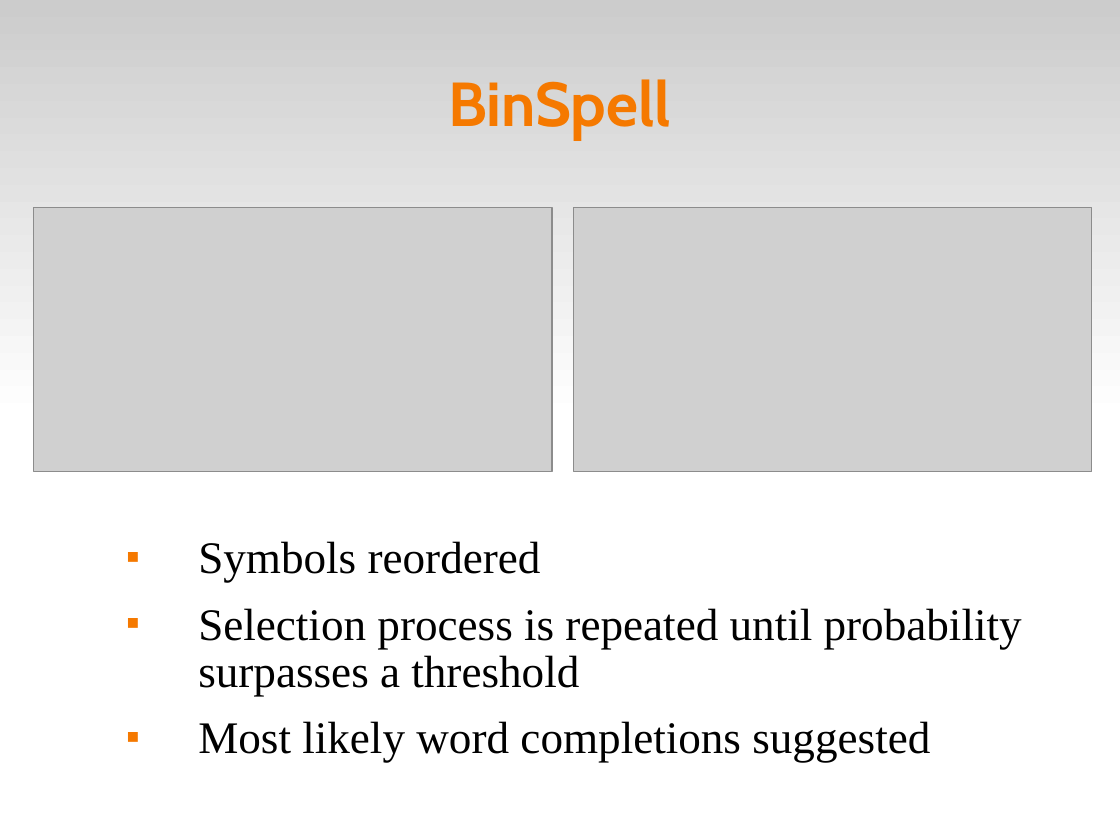
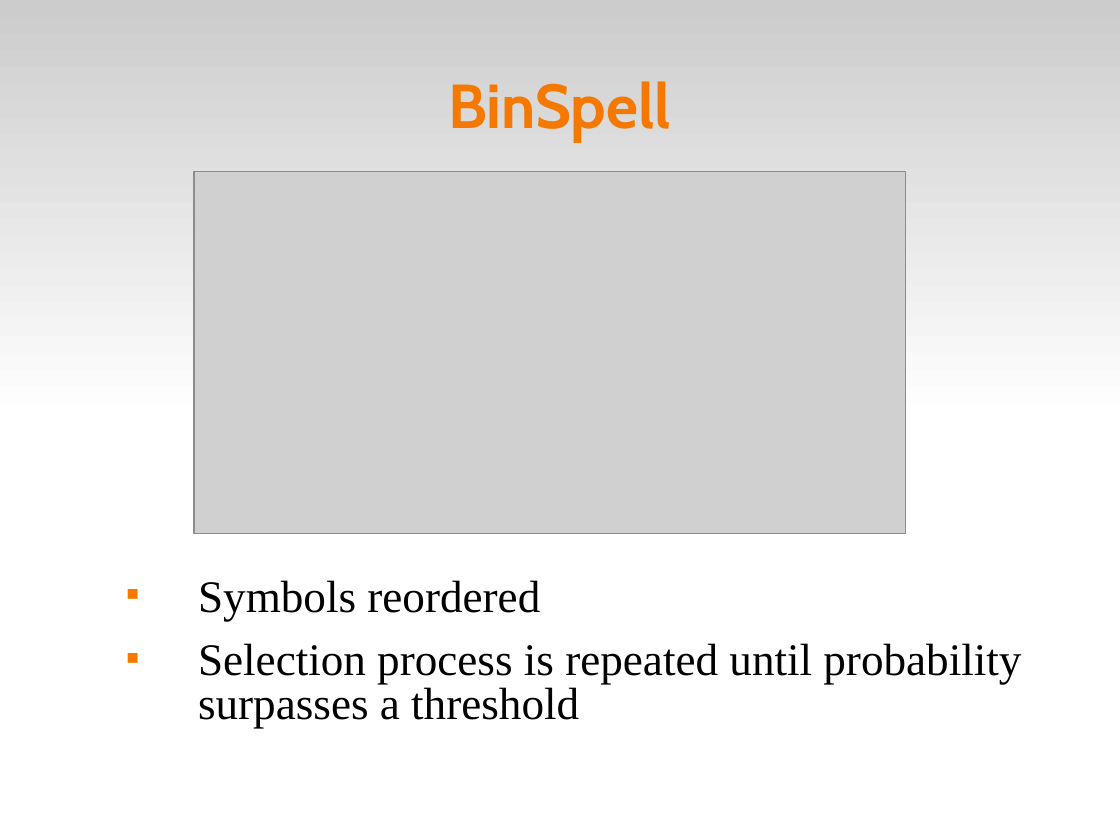
Before and after one commit to abdullah38rcc/BCI-Virtual-Keyboard, a slide deck: slide 8 of master's/docs/virtKey.ppt. Drawn at 1120x840 pixels with LibreOffice and Linux fonts; fonts in the diff are those of the drawing; grey boxes stand for pictures. Boxes give left, top, right and bottom in pixels: in the first picture for what was removed or moved away, otherwise in the second. Text is boxed around its words. In the diff, an @@ line names an element or a change of style, - is before the commit and + after.

```diff
--- a/master's/docs/virtKey.ppt
+++ b/master's/docs/virtKey.ppt
@@ title "BinSpell" at (448,81,671,141): line spacing 0.96 to 0.94 @@
@@ picture: place and size @@
-picture at (34,207,552,472)
+picture at (194,172,906,534)
@@ picture removed at (574,207,1093,472) @@
@@ text "Symbols reordered": place and size @@
-text "Symbols reordered" at (198,541,1022,763)
+text "Symbols reordered" at (198,580,1021,728)
@@ text "Symbols reordered" at (198,580,1021,728): line spacing 0.86 to 0.8 @@
@@ text at (198,721,930,763): paragraph removed @@
-■ Most likely word completions suggested
```
Also in this commit, not shown: 17 other slides changed, 1 other file.
